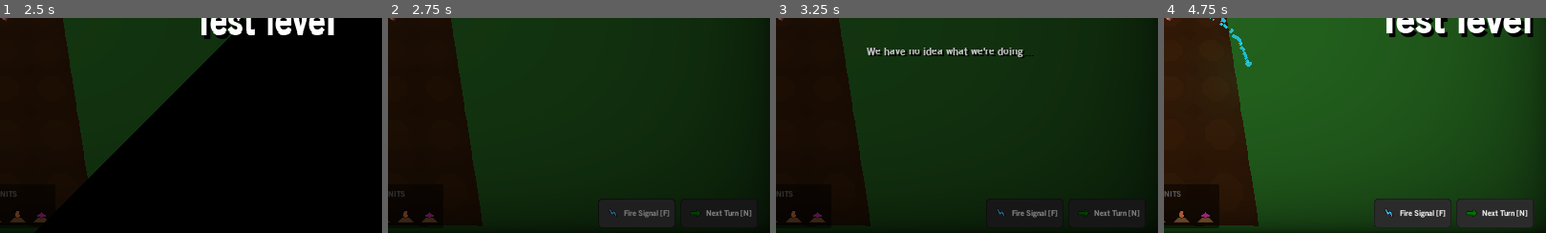
Above: before the commit, frames 1-4 (left to right).
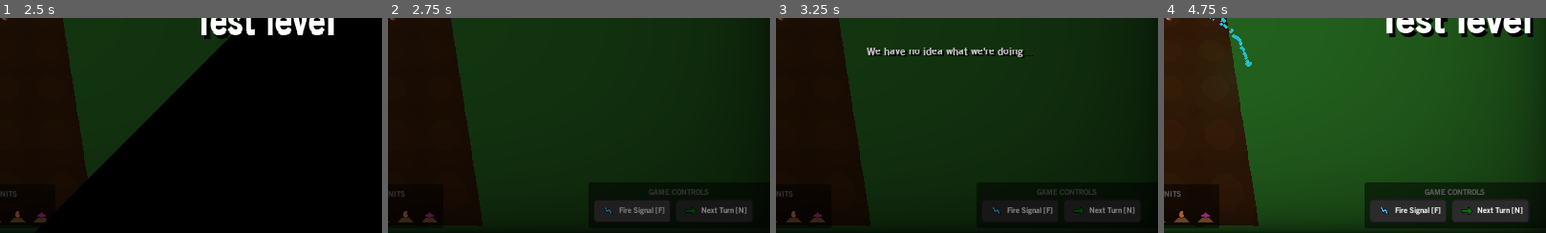
Above: after the commit, the same moments.

Repository: wingedadventurer/gwj-xii
Game: Godot game, scene res://scenes/ui/menus/main_menu.tscn
The game is run twice, just before and just after one commit, with the same random seed, the same clock (stepped at 60 frames per second) and the same inputs.
Inputs (mouse positions are % of the whole screen's width and height, from its top left):
- Up to frame 1 (2.5 s): click "Play" at 0.5 s; click "First Crops" at 1.25 s; click "Fire Signal [F]" at 2 s
- Up to frame 2 (2.75 s): no input
- Up to frame 3 (3.25 s): click "Next Turn [N]" at 2.75 s
- Up to frame 4 (4.75 s): click "Next Turn [N]" at 3.5 s; click (45, 95) at 4.25 s
The pictures show only the part of the screen within x 49-99%, y 50-100%; the shares and areas given below are measured in that part.

Frame 1 is identical in both runs. In frame 2, 1.4% of the frame differs, in the area x 55-96%, y 79-98%; in frame 3, 0.9%; in frame 4, 5.7%, in the area x 52-98%, y 76-98%.

Commit message:
Improved game ui even further!

Diff:
--- a/godot-project/scenes/ui/static_ui.tscn
+++ b/godot-project/scenes/ui/static_ui.tscn
@@ -1,14 +1,13 @@
-[gd_scene load_steps=14 format=2]
+[gd_scene load_steps=13 format=2]
 
 [ext_resource path="res://themes/main_theme.tres" type="Theme" id=1]
 [ext_resource path="res://scripts/static_ui.gd" type="Script" id=2]
 [ext_resource path="res://scenes/ui/button.tscn" type="PackedScene" id=3]
 [ext_resource path="res://textures/icons/icon_fire_signal.png" type="Texture" id=4]
 [ext_resource path="res://textures/icons/icon_next_turn.png" type="Texture" id=5]
-[ext_resource path="res://audio/sfx/ui/next_turn.wav" type="AudioStream" id=6]
-[ext_resource path="res://scenes/ui/unit_icons.tscn" type="PackedScene" id=7]
-[ext_resource path="res://fonts/harvest_days.tres" type="DynamicFont" id=8]
-[ext_resource path="res://audio/sfx/ui/next_turn_ding.wav" type="AudioStream" id=9]
+[ext_resource path="res://scenes/ui/unit_icons.tscn" type="PackedScene" id=6]
+[ext_resource path="res://fonts/harvest_days.tres" type="DynamicFont" id=7]
+[ext_resource path="res://audio/sfx/ui/next_turn_ding.wav" type="AudioStream" id=8]
 
 [sub_resource type="InputEventAction" id=1]
 action = "shortcut_fire_signal"
@@ -34,41 +33,56 @@
 "_edit_lock_": true
 }
 
-[node name="hb" type="HBoxContainer" parent="."]
-editor/display_folded = true
+[node name="game_controls" type="PanelContainer" parent="."]
 anchor_left = 1.0
 anchor_top = 1.0
 anchor_right = 1.0
 anchor_bottom = 1.0
-margin_left = -298.0
-margin_top = -58.0
+margin_left = -314.0
+margin_top = -85.0
 margin_right = -8.0
 margin_bottom = -8.0
+
+[node name="vb" type="VBoxContainer" parent="game_controls"]
+margin_left = 8.0
+margin_top = 8.0
+margin_right = 298.0
+margin_bottom = 69.0
+
+[node name="label" type="Label" parent="game_controls/vb"]
+modulate = Color( 0.376471, 0.376471, 0.376471, 1 )
+margin_right = 290.0
+margin_bottom = 17.0
+text = "GAME CONTROLS"
+align = 1
+
+[node name="hb" type="HBoxContainer" parent="game_controls/vb"]
+editor/display_folded = true
+margin_top = 21.0
+margin_right = 290.0
+margin_bottom = 61.0
 custom_constants/separation = 8
 
-[node name="button_fire_signal" parent="hb" instance=ExtResource( 3 )]
+[node name="button_fire_signal" parent="game_controls/vb/hb" instance=ExtResource( 3 )]
 margin_right = 143.0
-margin_bottom = 50.0
+margin_bottom = 40.0
 rect_min_size = Vector2( 0, 40 )
 shortcut = SubResource( 2 )
 text = "Fire Signal [F]"
 icon = ExtResource( 4 )
 silent = true
 
-[node name="button_next_turn" parent="hb" instance=ExtResource( 3 )]
+[node name="button_next_turn" parent="game_controls/vb/hb" instance=ExtResource( 3 )]
 editor/display_folded = true
 margin_left = 151.0
 margin_right = 290.0
-margin_bottom = 50.0
+margin_bottom = 40.0
 rect_min_size = Vector2( 0, 40 )
 shortcut = SubResource( 4 )
 text = "Next Turn [N]"
 icon = ExtResource( 5 )
 
-[node name="sfx_click" parent="hb/button_next_turn" index="0"]
-stream = ExtResource( 6 )
-
-[node name="unit_icons" parent="." instance=ExtResource( 7 )]
+[node name="unit_icons" parent="." instance=ExtResource( 6 )]
 margin_top = -81.0
 margin_bottom = -8.0
 
@@ -211,13 +225,11 @@
 [node name="harvest_days_scale_tween" type="Tween" parent="."]
 
 [node name="sfx_ding" type="AudioStreamPlayer" parent="."]
-stream = ExtResource( 9 )
-[connection signal="pressed" from="hb/button_fire_signal" to="." method="_on_button_fire_signal_pressed"]
-[connection signal="pressed" from="hb/button_next_turn" to="." method="_on_button_next_turn_pressed"]
+stream = ExtResource( 8 )
+[connection signal="pressed" from="game_controls/vb/hb/button_fire_signal" to="." method="_on_button_fire_signal_pressed"]
+[connection signal="pressed" from="game_controls/vb/hb/button_next_turn" to="." method="_on_button_next_turn_pressed"]
 [connection signal="pressed" from="win_popup/vb/hb/button_menu" to="." method="_on_button_menu_pressed"]
 [connection signal="pressed" from="win_popup/vb/hb/button_next" to="." method="_on_button_next_pressed"]
 [connection signal="pressed" from="lose_popup/vb_2/hb/button_menu" to="." method="_on_button_menu_pressed"]
 [connection signal="pressed" from="lose_popup/vb_2/hb/button_retry" to="." method="_on_button_retry_pressed"]
 [connection signal="tween_completed" from="harvest_days_tween" to="." method="_on_harvest_days_tween_tween_completed"]
-
-[editable path="hb/button_next_turn"]
--- a/godot-project/scenes/ui/unit_ui.tscn
+++ b/godot-project/scenes/ui/unit_ui.tscn
@@ -4,9 +4,9 @@
 [ext_resource path="res://scripts/unit_ui.gd" type="Script" id=2]
 [ext_resource path="res://scenes/ui/button.tscn" type="PackedScene" id=3]
 [ext_resource path="res://textures/unit_profiles/profile_carrot.png" type="Texture" id=4]
-[ext_resource path="res://textures/icons/icon_bury_unbury.png" type="Texture" id=5]
-[ext_resource path="res://textures/icons/icon_turn_left.png" type="Texture" id=6]
-[ext_resource path="res://textures/icons/icon_turn_right.png" type="Texture" id=7]
+[ext_resource path="res://textures/icons/icon_turn_left.png" type="Texture" id=5]
+[ext_resource path="res://textures/icons/icon_turn_right.png" type="Texture" id=6]
+[ext_resource path="res://textures/icons/icon_bury_unbury.png" type="Texture" id=7]
 [ext_resource path="res://textures/icons/icon_center.png" type="Texture" id=8]
 
 [sub_resource type="InputEventAction" id=1]
@@ -15,6 +15,18 @@
 [sub_resource type="ShortCut" id=2]
 shortcut = SubResource( 1 )
 
+[sub_resource type="InputEventAction" id=7]
+action = "shortcut_turn_left"
+
+[sub_resource type="ShortCut" id=8]
+shortcut = SubResource( 7 )
+
+[sub_resource type="InputEventAction" id=9]
+action = "shortcut_turn_right"
+
+[sub_resource type="ShortCut" id=10]
+shortcut = SubResource( 9 )
+
 [sub_resource type="InputEventAction" id=3]
 action = "shortcut_bury_unbury"
 
@@ -22,26 +34,14 @@
 shortcut = SubResource( 3 )
 
 [sub_resource type="InputEventAction" id=5]
-action = "shortcut_turn_left"
+action = "shortcut_center"
 
 [sub_resource type="ShortCut" id=6]
 shortcut = SubResource( 5 )
 
-[sub_resource type="InputEventAction" id=7]
-action = "shortcut_turn_right"
-
-[sub_resource type="ShortCut" id=8]
-shortcut = SubResource( 7 )
-
-[sub_resource type="InputEventAction" id=9]
-action = "shortcut_center"
-
-[sub_resource type="ShortCut" id=10]
-shortcut = SubResource( 9 )
-
 [node name="unit_ui" type="Control" groups=[
+"unit_ui",
 "unit_controls",
-"unit_ui",
 ]]
 anchor_right = 1.0
 anchor_bottom = 1.0
@@ -53,6 +53,7 @@
 }
 
 [node name="p" type="PanelContainer" parent="."]
+editor/display_folded = true
 margin_left = 8.0
 margin_top = 8.0
 margin_right = 150.0
@@ -107,20 +108,21 @@
 anchor_top = 1.0
 anchor_bottom = 1.0
 margin_left = 8.0
-margin_top = -201.0
-margin_right = 310.0
+margin_top = -141.0
+margin_right = 322.0
 margin_bottom = -8.0
+grow_vertical = 0
 
 [node name="vb" type="VBoxContainer" parent="p_2"]
 margin_left = 8.0
 margin_top = 8.0
-margin_right = 294.0
-margin_bottom = 185.0
+margin_right = 306.0
+margin_bottom = 125.0
 custom_constants/separation = 12
 
 [node name="label" type="Label" parent="p_2/vb"]
 modulate = Color( 0.376471, 0.376471, 0.376471, 1 )
-margin_right = 286.0
+margin_right = 298.0
 margin_bottom = 17.0
 text = "Unit controls"
 align = 1
@@ -128,57 +130,56 @@
 
 [node name="vb" type="VBoxContainer" parent="p_2/vb"]
 margin_top = 29.0
-margin_right = 286.0
-margin_bottom = 177.0
+margin_right = 298.0
+margin_bottom = 117.0
 custom_constants/separation = 8
 
-[node name="button_bury_unbury" parent="p_2/vb/vb" instance=ExtResource( 3 )]
-margin_right = 286.0
+[node name="hb" type="HBoxContainer" parent="p_2/vb/vb"]
+margin_right = 298.0
 margin_bottom = 40.0
-rect_min_size = Vector2( 0, 40 )
-shortcut = SubResource( 4 )
-text = "Bury / Unbury [X]"
+custom_constants/separation = 8
+
+[node name="button_turn_left" parent="p_2/vb/vb/hb" instance=ExtResource( 3 )]
+margin_right = 145.0
+margin_bottom = 40.0
+rect_min_size = Vector2( 145, 40 )
+shortcut = SubResource( 8 )
+text = "Turn Left [Q]"
 icon = ExtResource( 5 )
 
-[node name="hb" type="HBoxContainer" parent="p_2/vb/vb"]
+[node name="button_turn_right" parent="p_2/vb/vb/hb" instance=ExtResource( 3 )]
+margin_left = 153.0
+margin_right = 298.0
+margin_bottom = 40.0
+rect_min_size = Vector2( 145, 40 )
+shortcut = SubResource( 10 )
+text = "Turn Right [E]"
+icon = ExtResource( 6 )
+
+[node name="hb_2" type="HBoxContainer" parent="p_2/vb/vb"]
 margin_top = 48.0
-margin_right = 286.0
+margin_right = 298.0
 margin_bottom = 88.0
 custom_constants/separation = 8
 
-[node name="button_turn_left" parent="p_2/vb/vb/hb" instance=ExtResource( 3 )]
-margin_right = 135.0
+[node name="button_bury_unbury" parent="p_2/vb/vb/hb_2" instance=ExtResource( 3 )]
+margin_right = 145.0
 margin_bottom = 40.0
-rect_min_size = Vector2( 0, 40 )
-shortcut = SubResource( 6 )
-text = "Turn Left [Q]"
-icon = ExtResource( 6 )
-
-[node name="button_turn_right" parent="p_2/vb/vb/hb" instance=ExtResource( 3 )]
-margin_left = 143.0
-margin_right = 286.0
-margin_bottom = 40.0
-rect_min_size = Vector2( 0, 40 )
-shortcut = SubResource( 8 )
-text = "Turn Right [E]"
+rect_min_size = Vector2( 145, 40 )
+shortcut = SubResource( 4 )
+text = "Unbury [X]"
 icon = ExtResource( 7 )
 
-[node name="h_separator" type="HSeparator" parent="p_2/vb/vb"]
-modulate = Color( 0.501961, 0.501961, 0.501961, 1 )
-margin_top = 96.0
-margin_right = 286.0
-margin_bottom = 100.0
-
-[node name="button_center" parent="p_2/vb/vb" instance=ExtResource( 3 )]
-margin_top = 108.0
-margin_right = 286.0
-margin_bottom = 148.0
-rect_min_size = Vector2( 0, 40 )
-shortcut = SubResource( 10 )
+[node name="button_center" parent="p_2/vb/vb/hb_2" instance=ExtResource( 3 )]
+margin_left = 153.0
+margin_right = 298.0
+margin_bottom = 40.0
+rect_min_size = Vector2( 145, 40 )
+shortcut = SubResource( 6 )
 text = "Center [C]"
 icon = ExtResource( 8 )
 [connection signal="pressed" from="p/vb/hb/button_close" to="." method="_on_button_close_pressed"]
-[connection signal="pressed" from="p_2/vb/vb/button_bury_unbury" to="." method="_on_button_bury_unbury_pressed"]
 [connection signal="pressed" from="p_2/vb/vb/hb/button_turn_left" to="." method="_on_button_turn_left_pressed"]
 [connection signal="pressed" from="p_2/vb/vb/hb/button_turn_right" to="." method="_on_button_turn_right_pressed"]
-[connection signal="pressed" from="p_2/vb/vb/button_center" to="." method="_on_button_center_pressed"]
+[connection signal="pressed" from="p_2/vb/vb/hb_2/button_bury_unbury" to="." method="_on_button_bury_unbury_pressed"]
+[connection signal="pressed" from="p_2/vb/vb/hb_2/button_center" to="." method="_on_button_center_pressed"]
--- a/godot-project/scripts/unit_ui.gd
+++ b/godot-project/scripts/unit_ui.gd
@@ -3,7 +3,7 @@
 
 onready var unit_name = $p/vb/hb/unit_name
 onready var unit_profile = $p/vb/unit_background/unit_profile
-onready var button_bury_unbury = $p_2/vb/vb/button_bury_unbury
+onready var button_bury_unbury = $p_2/vb/vb/hb_2/button_bury_unbury
 onready var button_turn_left = $p_2/vb/vb/hb/button_turn_left
 onready var button_turn_right = $p_2/vb/vb/hb/button_turn_right
 
Not shown: 1 places in godot-project/scenes/ui/static_ui.tscn that only renumber resources
